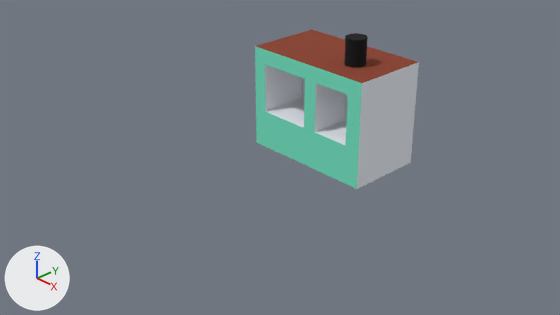
One commit to the Blender file assets/model/autoprocessor.blend: the scene before it, then after it.
One viewpoint serves both versions: the file's camera 'Camera'. Lighting does not change. The marker at lower left points along +X, +Y and +Z.
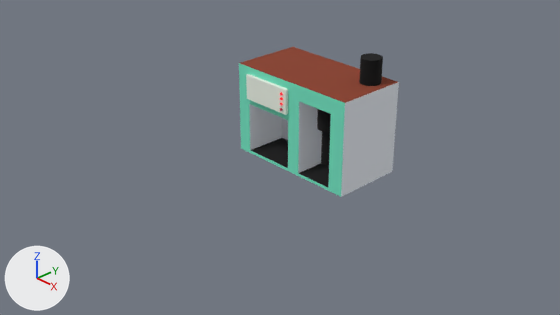
Location of each change, [x1, y1, x2, y2] in pixels of the pictures (560 x 315 px):
'Cube.009', reshaped, moved: before [255, 30, 419, 189]; after [239, 47, 399, 197]
'Cylinder.006', moved: before [344, 33, 368, 68]; after [359, 53, 383, 86]
'Cube.007', added: after [246, 74, 288, 115]
'Cylinder.008', added: after [321, 132, 330, 165]
'Cylinder.007', added: after [317, 109, 331, 132]

What changed in the scene script:
```text
Add mat_plant_003:
    mat_plant_003 = principled_material('plant.003')
    mat_plant_003.base_color = (0.88, 0.94, 0.839)  # white #f1f8ec
    mat_plant_003.roughness = 1.0
Change me_cube_008:
    used by ob_cube_009; location = (0.466, 0.603, 0.733); rotation_euler = (0.0, 0.0, 3.142), in degrees (0, 0, 180); scale = (1.0, 0.572, 0.75)
    remove me_cube_008.from_pydata(...)  # 56 vertices, 54 faces; spans x -1.0..1.0, y -1.0..1.0, z -1.0..1.0
    add me_cube_008.from_pydata(...)  # 56 vertices, 54 faces; spans x -1.0..1.0, y -1.0..0.83, z -1.0..0.76
    me_cube_008 part 1: 50 of 56 vertices moved; they spanned x -1.0..1.0, y -1.0..1.0, z -1.0..1.0 and now span x -1.0..1.0, y -1.0..0.83, z -1.0..0.76; mean shift (0.0, -0.08, -0.42); largest move (1.0, 1.0, -0.25) -> (1.0, 0.83, -0.94)
Add me_cube:
    me_cube.from_pydata(...)  # a box spanning x -1.0..1.0, y -1.0..1.0, z -1.0..1.0
    me_cube.materials.append(mat_plant_003)  # white #f1f8ec
Change ob_cube_009:
    ob_cube_009.location: (0.466, 0.603, 0.733) -> (0.466, 0.199, 0.733)
Change ob_cylinder_006:
    ob_cylinder_006.location: (0.94, 0.493, 1.663) -> (1.213, 0.493, 1.455)
Add ob_cylinder_008:
    ob_cylinder_008 = bpy.data.objects.new('Cylinder.008', me_cylinder_001.copy())  # the mesh of ob_cylinder_006
    ob_cylinder_008.location = (0.955, -0.013, 0.533)
    ob_cylinder_008.rotation_euler = (0.0, 0.0, 3.142)  # degrees (0, 0, 180)
    ob_cylinder_008.scale = (0.081, 0.081, 0.322)
Add ob_cube_007:
    ob_cube_007 = bpy.data.objects.new('Cube.007', me_cube)
    ob_cube_007.location = (0.069, -0.291, 1.022)
    ob_cube_007.scale = (0.392, 0.0327, 0.177)
Add ob_cylinder_007:
    ob_cylinder_007 = bpy.data.objects.new('Cylinder.007', me_cylinder_001.copy())  # the mesh of ob_cylinder_006
    ob_cylinder_007.location = (0.955, -0.013, 0.918)
    ob_cylinder_007.rotation_euler = (0.0, 0.0, 3.142)  # degrees (0, 0, 180)
    ob_cylinder_007.scale = (0.144, 0.144, 0.196)
```
